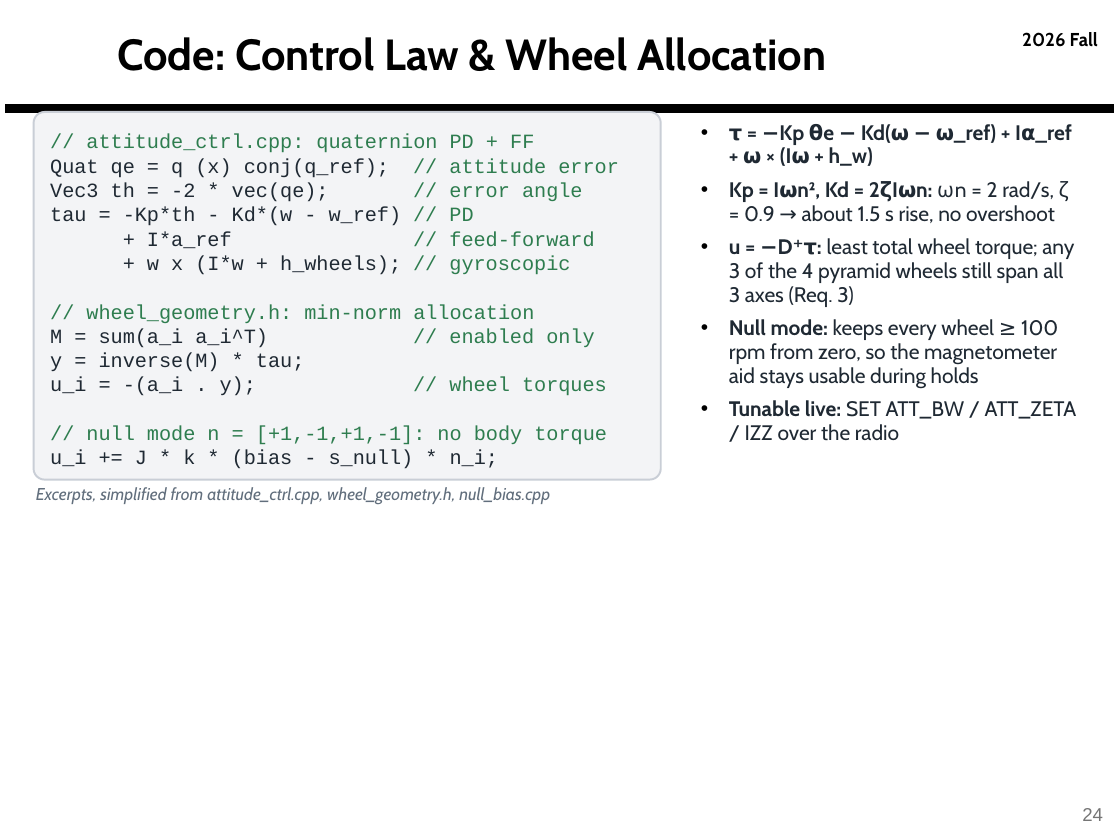
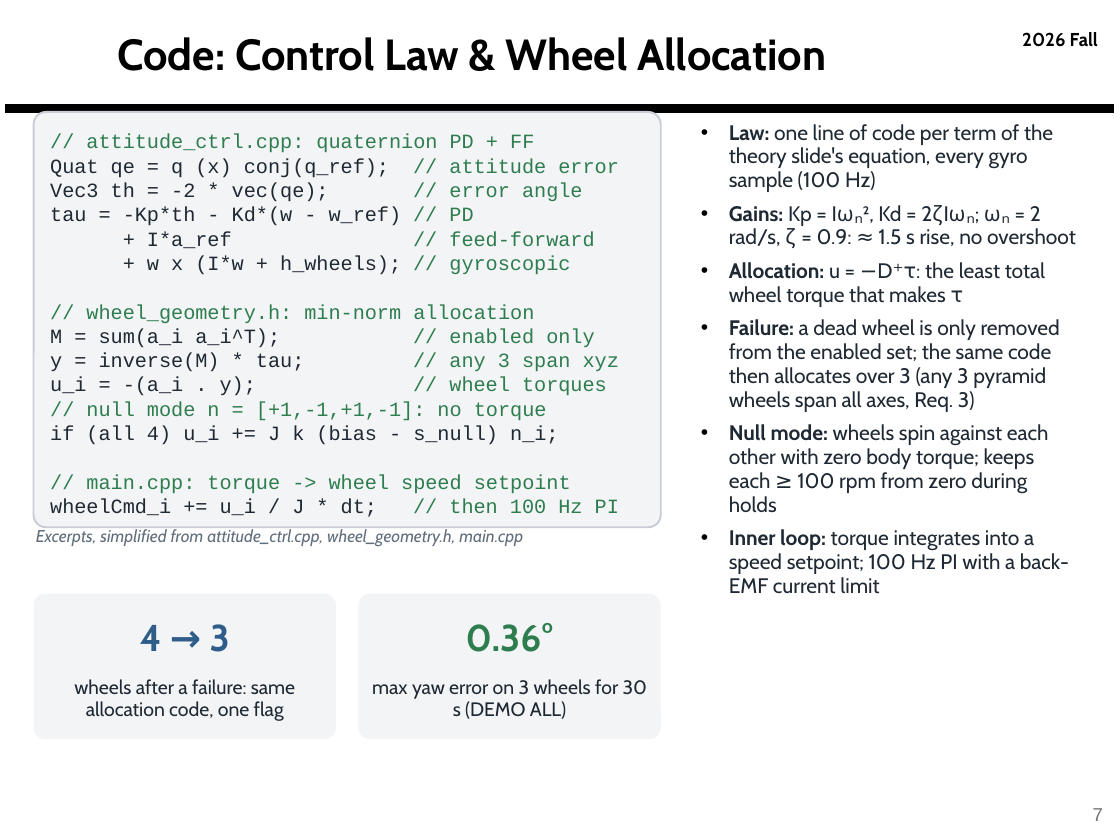
Before and after one commit to derek-weissinger-usafa/Astro-331-Lab-8, a slide deck: slide 7 of Reports/Astro 331 Lab 8_2_3 Body Final Pres.pptx (slide 24 before the commit). Drawn at 1120x840 pixels with LibreOffice and Linux fonts; fonts in the diff are those of the drawing; background and template pictures are left out. Boxes give left, top, right and bottom in pixels: in the first picture for what was removed or moved away, otherwise in the second. Text is boxed around its words. In the diff, an @@ line names an element or a change of style, - is before the commit and + after.

```diff
--- a/Reports/Astro 331 Lab 8_2_3 Body Final Pres.pptx
+++ b/Reports/Astro 331 Lab 8_2_3 Body Final Pres.pptx
@@ rounded rectangle: place and size @@
-rounded rectangle at (34, 112, 661, 479)
+rounded rectangle at (34, 112, 661, 528)
@@ text at (729, 124, 1076, 594): text changed @@
-• τ = −Kp θe − Kd(ω − ω_ref) + Iα_ref + ω × (Iω + h_w)
-• Kp = Iωn², Kd = 2ζIωn: ωn = 2 rad/s, ζ = 0.9 → about 1.5 s rise, no overshoot
-• u = −D⁺τ: least total wheel torque; any 3 of the 4 pyramid wheels still span all 3 axes (Req. 3)
-• Null mode: keeps every wheel ≥ 100 rpm from zero, so the magnetometer aid stays usable during holds
-• Tunable live: SET ATT_BW / ATT_ZETA / IZZ over the radio
+• Law: one line of code per term of the theory slide's equation, every gyro sample (100 Hz)
+• Gains: Kp = Iωₙ², Kd = 2ζIωₙ; ωₙ = 2 rad/s, ζ = 0.9: ≈ 1.5 s rise, no overshoot
+• Allocation: u = −D⁺τ: the least total wheel torque that makes τ
+• Failure: a dead wheel is only removed from the enabled set; the same code then allocates over 3 (any 3 pyramid wheels span all axes, Req. 3)
+• Null mode: wheels spin against each other with zero body torque; keeps each ≥ 100 rpm from zero during holds
+• Inner loop: torque integrates into a speed setpoint; 100 Hz PI with a back-EMF current limit
@@ text at (50, 329, 619, 372): text changed @@
-M = sum(a_i a_i^T) // enabled only
-y = inverse(M) * tau;
+M = sum(a_i a_i^T); // enabled only
+y = inverse(M) * tau; // any 3 span xyz
@@ text at (50, 401, 619, 517): text changed @@
-// null mode n = [+1,-1,+1,-1]: no body torque
-u_i += J * k * (bias - s_null) * n_i;
+// null mode n = [+1,-1,+1,-1]: no torque
+if (all 4) u_i += J k (bias - s_null) n_i;
+// main.cpp: torque -> wheel speed setpoint
+wheelCmd_i += u_i / J * dt; // then 100 Hz PI
@@ text at (36, 529, 523, 546): text changed @@
-Excerpts, simplified from attitude_ctrl.cpp, wheel_geometry.h, null_bias.cpp
+Excerpts, simplified from attitude_ctrl.cpp, wheel_geometry.h, main.cpp
@@ rounded rectangle added at (34, 594, 336, 739), fill #F3F4F6 @@
@@ rounded rectangle added at (358, 594, 661, 739), fill #F3F4F6 @@
@@ text added at (140, 624, 230, 652), 24 pt, text #2F5D8A, bold @@
+4 → 3
@@ text added at (466, 623, 554, 652), 24 pt, text #2E7D4F, bold @@
+0.36°
@@ text added at (74, 679, 295, 721), 12.5 pt, text #1F2933 @@
+wheels after a failure: same allocation code, one flag
@@ text added at (372, 679, 648, 719), 12.5 pt, text #1F2933 @@
+max yaw error on 3 wheels for 30 s (DEMO ALL)
@@ page number at (1093, 808, 1103, 821): text changed @@
-24
+7
```
Also in this commit, not shown: 11 other slides changed, 14 other files.
